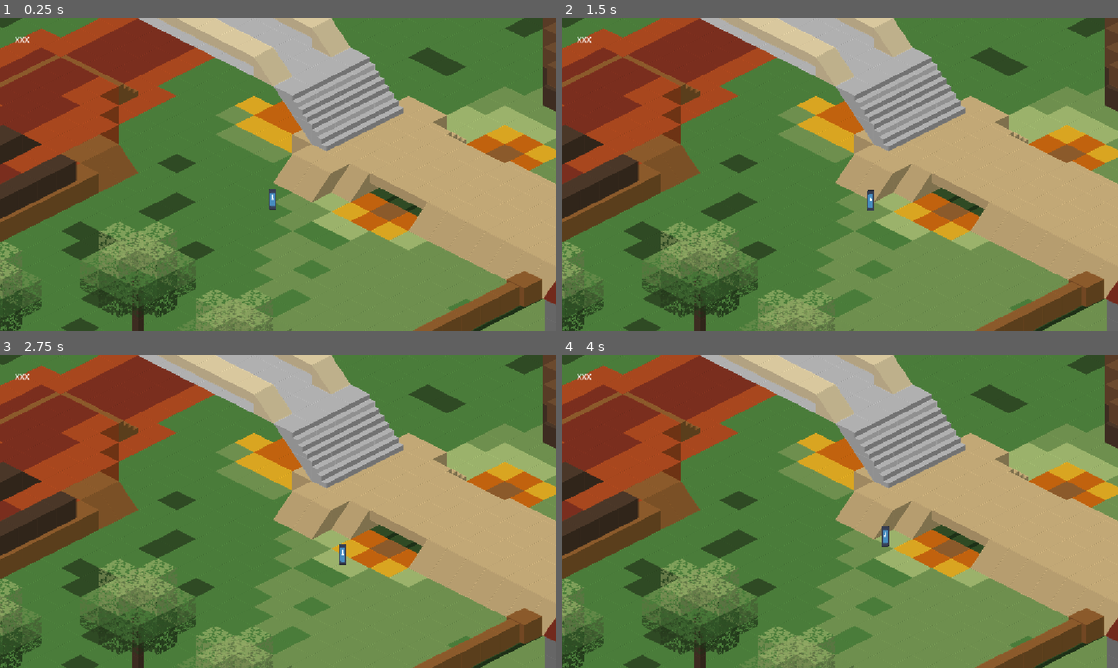
Above: before the commit, frames 1-4 (two rows, left to right).
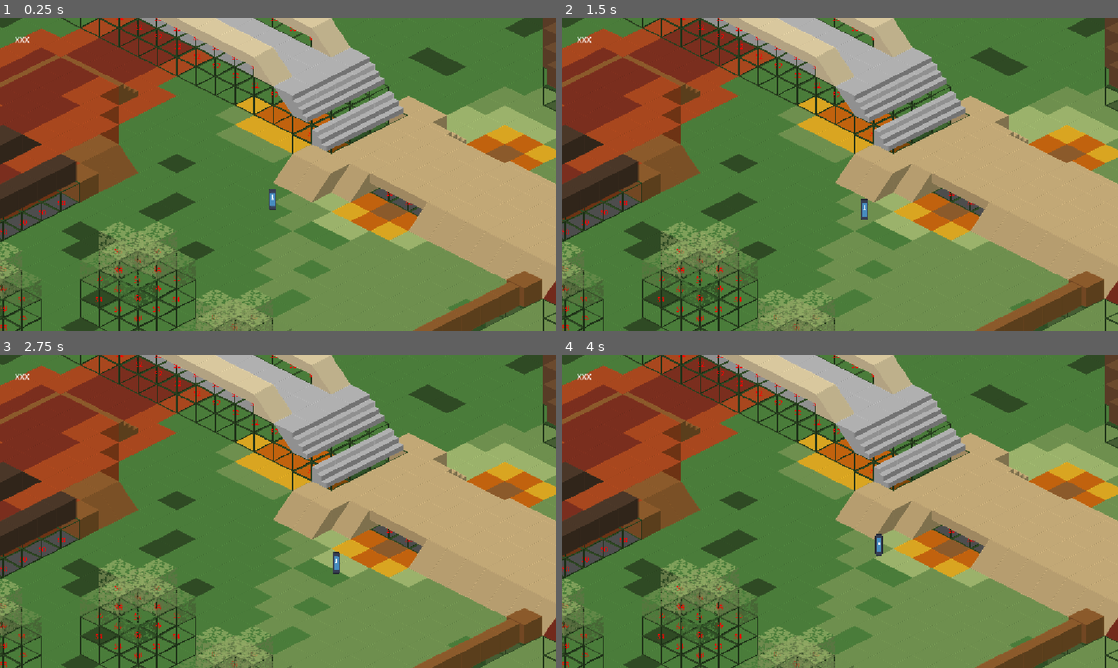
Above: after the commit, the same moments.

Repository: Zbyl/SlavicGameJam2026
Game: Godot game, scene res://TestMap.tscn
Two runs of this game, one before a commit and one after it. Both use one fixed random seed, a clock stepped at 60 frames per second and the inputs below. The engine's default icon, where the game draws it, is replaced by a stand-in: a white triangle on a blue panel in a dark square.
Inputs:
- Up to frame 1 (0.25 s): no input
- Up to frame 2 (1.5 s): tap Enter (ui_accept) at 0.5, 0.6, 0.77, 1.07, 1.35 s; hold Right (ui_right) 0.53-1.28 s; hold Down (ui_down) from 1.28 s (still down)
- Up to frame 3 (2.75 s): tap Enter (ui_accept) at 1.52, 1.82, 2.1 s; release Down (ui_down) at 2.03 s; hold Right (ui_right) from 2.03 s (still down)
- Up to frame 4 (4 s): release Right (ui_right) at 2.78 s; hold Up (ui_up) 2.78-3.53 s; tap Enter (ui_accept) at 2.85, 3.02, 3.32, 3.6, 3.77 s; hold Left (ui_left) from 3.53 s (still down)

The runs differ from the first frame. In frame 1, 6.8% of the frame differs, in the area x 0-100%, y 0-100%; in frame 2, 6.9%; in frame 3, 7.0%; in frame 4, 7.0%.

Commit message:
Working walking, not jumping.

Diff:
--- a/Game/TestDude.gd
+++ b/Game/TestDude.gd
@@ -262,95 +262,6 @@
     #debugLabel.text = "gravity={gravity} delta={delta} velocityZ={velocityZ} onGround={onGround} movedOnGround={movedOnGround} mapCoords={mapCoords} currentZ={currentZ}".\
     #    format({"gravity": gravity, "delta": delta, "velocityZ": velocityZ, "onGround": currentlyOnGround, "movedOnGround": movedOnGround, "mapCoords": postMapPosition.mapCoords, "currentZ": currentZ})
 
-
-func old(delta: float) -> void:
-    var preLayer := layerFromZ(currentZ)
-    var preMapCoords := mapPositionFromScreenPosition(global_position, currentZ)
-
-    # Add the gravity.
-    var distFromGround = currentZ - preMapCoords.groundHeight
-    var currentlyOnGround = (preMapCoords.groundType != GroundType.EMPTY) and (distFromGround < (layerHeight / 4))
-    #if not currentlyOnGround:
-    #    velocityZ -= gravity * delta
-
-    # Handle jump.
-    if Input.is_action_just_pressed("ui_accept") and currentlyOnGround:
-        velocityZ = JUMP_VELOCITY
-        currentlyOnGround = false
-
-    # Get the input direction and handle the movement/deceleration.
-    # As good practice, you should replace UI actions with custom gameplay actions.
-    var direction := Input.get_vector("ui_left", "ui_right", "ui_up", "ui_down")
-    if direction.x:
-        velocity.x = direction.x * SPEED * delta
-    else:
-        velocity.x = move_toward(velocity.x, 0, SPEED * delta)
-
-    if direction.y:
-        velocity.y = direction.y * SPEED * delta / 2
-    else:
-        velocity.y = move_toward(velocity.y, 0, SPEED * delta)
-
-    move_and_slide()
-
-    var deltaZ = velocityZ * delta # @note We need to add y-offset computed from z later.
-    # We don't allow falling 2 layers below, to simplify the code.
-    if deltaZ > layerHeight:
-        deltaZ = layerHeight
-    if deltaZ < -layerHeight:
-        deltaZ = -layerHeight
-    var postLayer = layerFromZ(currentZ + deltaZ)
-
-    # Don't allow to fall through the solid ground.
-    # We don't check it very correctly, because we use final position, but pre and post layer.
-    var postMapCoordsOldZ = mapPositionFromScreenPosition(global_position, currentZ)
-    #if (postLayer < preLayer) and (postMapCoordsOldZ.groundType != GroundType.EMPTY):
-    #    deltaZ = max(deltaZ, postMapCoordsOldZ.groundHeight - currentZ)
-
-    # Update postLayer and check for slopes.
-    # We check all 3 layers around us, assuming that if any of those is a slope we are on it...
-    postLayer = layerFromZ(currentZ + deltaZ)
-    var slopeAbove = slopeGroundHeight(postMapCoordsOldZ.mapCoords, postMapCoordsOldZ.planarOffsetWithinTile, postLayer + 1)
-    var slopeHere = slopeGroundHeight(postMapCoordsOldZ.mapCoords, postMapCoordsOldZ.planarOffsetWithinTile, postLayer)
-    var slopeBelow = slopeGroundHeight(postMapCoordsOldZ.mapCoords, postMapCoordsOldZ.planarOffsetWithinTile, postLayer - 1)
-    var onSlope := false
-    var slopeHeight := 0.0
-    if slopeAbove != null:
-        onSlope = true
-        slopeHeight = slopeAbove
-    if slopeHere != null:
-        onSlope = true
-        slopeHeight = slopeHere
-    if slopeBelow != null:
-        onSlope = true
-        slopeHeight = slopeBelow
-
-    # If we stepped onto a slope, glue player to the slope.
-    # We can be on a slope down (so on our layer) or on slope up (on layer above).
-    # We will never have slope on both.
-    if currentlyOnGround and onSlope:
-        #deltaZ = slopeHeight - currentZ
-        pass
-
-    if onSlope:
-        deltaZ = slopeHeight - currentZ
-
-    # Move in Z, and correct the 2D position to account for the projection.
-    currentZ += deltaZ
-    position.y -= deltaZ * zToYOffsetRatio
-
-    var finalLayer = layerFromZ(currentZ)
-
-    # Update collisions. When on slopes we don't have any layer collisions.
-    clearLayerCollisionMask()
-    var collisionsLayer = null
-    #if not onSlope:
-    #    setLayerCollisionMask(finalLayer, true)
-    #    collisionsLayer = finalLayer
-
-    debugLabel.text = "onSlope={onSlope} onGround={onGround} mapCoords={mapCoords} currentZ={currentZ} collisionsLayer={collisionsLayer}\noffsetWithinTile={offsetWithinTile} planarOffsetWithinTile={planarOffsetWithinTile} slopeHeight={slopeHeight}".\
-        format({"onSlope": onSlope, "onGround": currentlyOnGround, "mapCoords": postMapCoordsOldZ.mapCoords, "currentZ": currentZ, "collisionsLayer": collisionsLayer, "offsetWithinTile": postMapCoordsOldZ.offsetWithinTile, "planarOffsetWithinTile": postMapCoordsOldZ.planarOffsetWithinTile, "slopeHeight": slopeHeight})
-
 func setLayerCollisionMask(layer: int, value: bool) -> void:
     if (layer >= 0) and (layer < 16):
         set_collision_mask_value(17 + layer, value)
--- a/Game/TestDude.tscn
+++ b/Game/TestDude.tscn
@@ -8,7 +8,7 @@
 
 [node name="TestDude" type="CharacterBody2D" unique_id=1449815505]
 y_sort_enabled = true
-collision_mask = 65536
+collision_mask = 16711680
 motion_mode = 1
 script = ExtResource("1_jhilp")
 
--- a/Game/TestMap.gd
+++ b/Game/TestMap.gd
@@ -2,10 +2,18 @@
 
 @export var level: Node2D
 
-# Empty tile Level0 is in source 0, tile 23,0
-# Empty tile Level1 is in source 0, tile 23,1
-var block_tile_level0: Vector3i = Vector3i(23, 0, 0)
-var block_tile_level1: Vector3i = Vector3i(23, 1, 0)
+# Empty tile Level0 is in source 1, tile 23,0
+# Empty tile Level1 is in source 1, tile 0,2
+var block_tiles: Array[Vector3i] = [
+    Vector3i(0, 0, 1),
+    Vector3i(0, 2, 1),
+    Vector3i(0, 4, 1),
+    Vector3i(0, 6, 1),
+    Vector3i(0, 8, 1),
+    Vector3i(0, 10, 1),
+    Vector3i(0, 12, 1),
+    Vector3i(0, 14, 1),
+]
 
 func make_boundaries(tileMapLayer: TileMapLayer, blockTile: Vector3i):
     var filled_tiles := tileMapLayer.get_used_cells()
@@ -34,9 +42,15 @@
 func _ready() -> void:
     #make_boundaries(tile_map_layer_0)
     #make_boundaries(tile_map_layer_1)
-    var tile_map_layer_0 = level.get_node("TileMapLayer0")
-    var tile_map_layer_1 = level.get_node("TileMapLayer1")
-    make_blocks(tile_map_layer_0, tile_map_layer_1, block_tile_level0)
+    var tile_map_layer_0: TileMapLayer = level.get_node("TileMapLayer0")
+    var previousLayer: TileMapLayer = tile_map_layer_0
+    for i in range(100):
+        var tileMapName = "TileMapLayer{idx}".format({"idx": i + 1})
+        var currentLayer: TileMapLayer = level.get_node_or_null(tileMapName)
+        if not currentLayer:
+            break
+        make_blocks(previousLayer, currentLayer, block_tiles[i])
+        previousLayer = currentLayer
 
 
 # Called every frame. 'delta' is the elapsed time since the previous frame.
--- a/Game/TileSets/Basic_tile_set.tres
+++ b/Game/TileSets/Basic_tile_set.tres
@@ -1,6 +1,7 @@
 [gd_resource type="TileSet" format=3 uid="uid://b71im4ui7gk2j"]
 
 [ext_resource type="Texture2D" uid="uid://cu3ayt8k7tbmt" path="res://TileSets/merge_tiles.png" id="1_quei5"]
+[ext_resource type="Texture2D" uid="uid://buxp7twq4nks4" path="res://TileSets/special_tiles.png" id="2_lngfh"]
 
 [sub_resource type="TileMapPattern" id="TileMapPattern_wcc2u"]
 tile_data = PackedInt32Array(131072, 851968, 0, 1, 851968, 0, 65536, 917504, 0, 131073, 1179648, 8, 196608, 917504, 0, 262145, 851968, 0, 65537, 917504, 0, 131074, 851968, 0, 196609, 917504, 0)
@@ -1524,28 +1525,52 @@
 19:1/0 = 0
 19:1/0/texture_origin = Vector2i(0, -20)
 
+[sub_resource type="TileSetAtlasSource" id="TileSetAtlasSource_kq4nf"]
+texture = ExtResource("2_lngfh")
+texture_region_size = Vector2i(80, 80)
+0:0/0 = 0
+0:0/0/texture_origin = Vector2i(0, -20)
+0:0/0/physics_layer_0/polygon_0/points = PackedVector2Array(0, -20, -40, 0, 0, 20, 40, 0)
+0:2/0 = 0
+0:2/0/texture_origin = Vector2i(0, -20)
+0:2/0/physics_layer_1/polygon_0/points = PackedVector2Array(0, -20, -40, 0, 0, 20, 40, 0)
+0:4/0 = 0
+0:4/0/texture_origin = Vector2i(0, -20)
+0:4/0/physics_layer_2/polygon_0/points = PackedVector2Array(0, -20, -40, 0, 0, 20, 40, 0)
+0:6/0 = 0
+0:6/0/texture_origin = Vector2i(0, -20)
+0:6/0/physics_layer_3/polygon_0/points = PackedVector2Array(0, -20, -40, 0, 0, 20, 40, 0)
+0:8/0 = 0
+0:8/0/texture_origin = Vector2i(0, -20)
+0:8/0/physics_layer_4/polygon_0/points = PackedVector2Array(0, -20, -40, 0, 0, 20, 40, 0)
+0:10/0 = 0
+0:10/0/texture_origin = Vector2i(0, -20)
+0:10/0/physics_layer_5/polygon_0/points = PackedVector2Array(0, -20, -40, 0, 0, 20, 40, 0)
+0:12/0 = 0
+0:12/0/texture_origin = Vector2i(0, -20)
+0:12/0/physics_layer_6/polygon_0/points = PackedVector2Array(0, -20, -40, 0, 0, 20, 40, 0)
+0:14/0 = 0
+0:14/0/texture_origin = Vector2i(0, -20)
+0:14/0/physics_layer_7/polygon_0/points = PackedVector2Array(0, -20, -40, 0, 0, 20, 40, 0)
+0:16/0 = 0
+0:16/0/texture_origin = Vector2i(0, -20)
+
 [resource]
 tile_shape = 1
 tile_size = Vector2i(80, 40)
-physics_layer_0/collision_layer = 0
-physics_layer_0/collision_mask = 65536
-physics_layer_1/collision_layer = 0
-physics_layer_1/collision_mask = 131072
-physics_layer_2/collision_layer = 0
-physics_layer_2/collision_mask = 262144
-physics_layer_3/collision_layer = 0
-physics_layer_3/collision_mask = 524288
-physics_layer_4/collision_layer = 0
-physics_layer_4/collision_mask = 1048576
-physics_layer_5/collision_layer = 0
-physics_layer_5/collision_mask = 2097152
-physics_layer_6/collision_layer = 0
-physics_layer_6/collision_mask = 4194304
-physics_layer_7/collision_layer = 0
-physics_layer_7/collision_mask = 8388608
+physics_layer_0/collision_layer = 65536
+physics_layer_0/collision_mask = 65537
+physics_layer_1/collision_layer = 131072
+physics_layer_2/collision_layer = 262144
+physics_layer_3/collision_layer = 524288
+physics_layer_4/collision_layer = 1048576
+physics_layer_5/collision_layer = 2097152
+physics_layer_6/collision_layer = 4194304
+physics_layer_7/collision_layer = 8388608
 custom_data_layer_0/name = "Slope"
 custom_data_layer_0/type = 1
 sources/0 = SubResource("TileSetAtlasSource_3anf8")
+sources/1 = SubResource("TileSetAtlasSource_kq4nf")
 pattern_0 = SubResource("TileMapPattern_wcc2u")
 pattern_1 = SubResource("TileMapPattern_nn734")
 pattern_2 = SubResource("TileMapPattern_506po")
--- a/Game/project.godot
+++ b/Game/project.godot
@@ -35,6 +35,11 @@
 2d_physics/layer_17="Layer0"
 2d_physics/layer_18="Layer1"
 2d_physics/layer_19="Layer2"
+2d_physics/layer_20="Layer3"
+2d_physics/layer_21="Layer4"
+2d_physics/layer_22="Layer5"
+2d_physics/layer_23="Layer6"
+2d_physics/layer_24="Layer7"
 
 [physics]
 
Binary file added: Game/TileSets/special_tiles.png
Not shown, added: Game/TileSets/special_tiles.png.import
